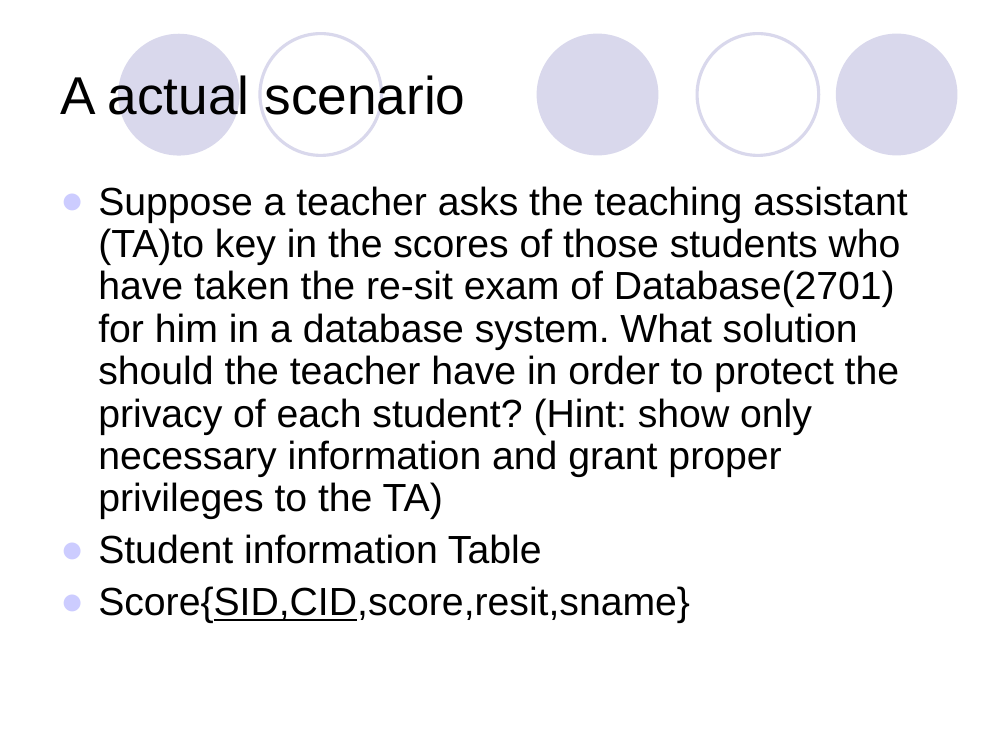
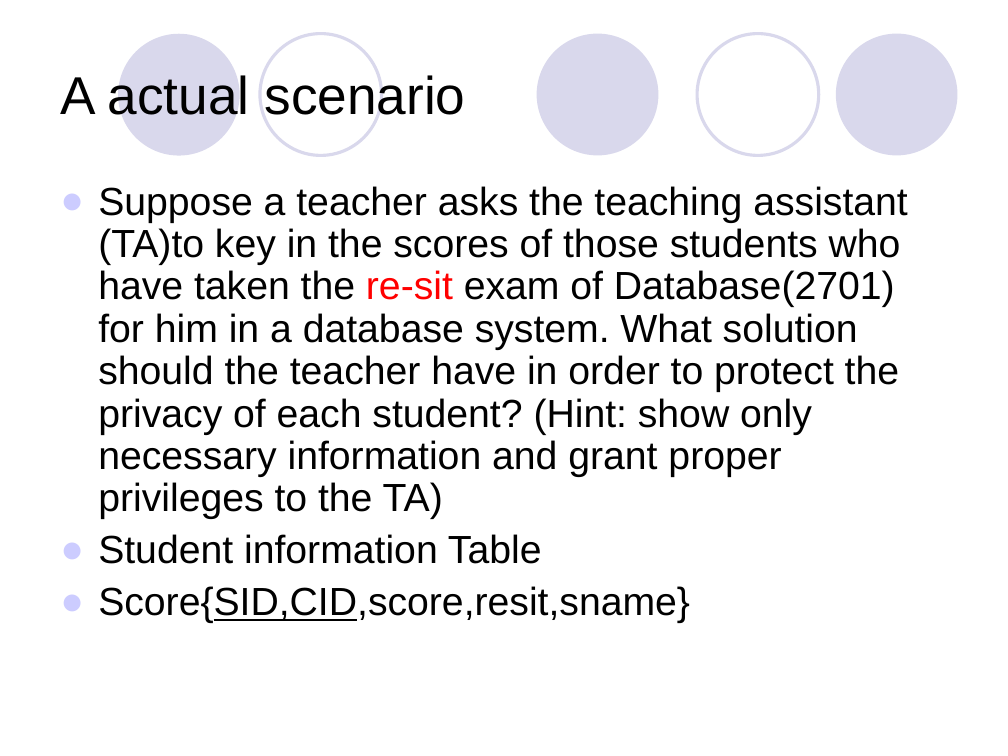
Before and after one commit to WenjunLi2004/SZU-Course, a slide deck: slide 9 of 大三上/数据库系统/PPT/10-Datamanagment.ppt. Drawn at 1008x756 pixels with LibreOffice and Linux fonts; fonts in the diff are those of the drawing. Boxes give left, top, right and bottom in pixels: in the first picture for what was removed or moved away, otherwise in the second. Text is boxed around its words. In the diff, an @@ line names an element or a change of style, - is before the commit and + after.

```diff
--- a/大三上/数据库系统/PPT/10-Datamanagment.ppt
+++ b/大三上/数据库系统/PPT/10-Datamanagment.ppt
@@ text at bbox=[98, 186, 907, 519]: text colour #000000 to #FF0000 in "re-sit" @@
```
Also in this commit, not shown: 7 other slides changed, 30 other files.
